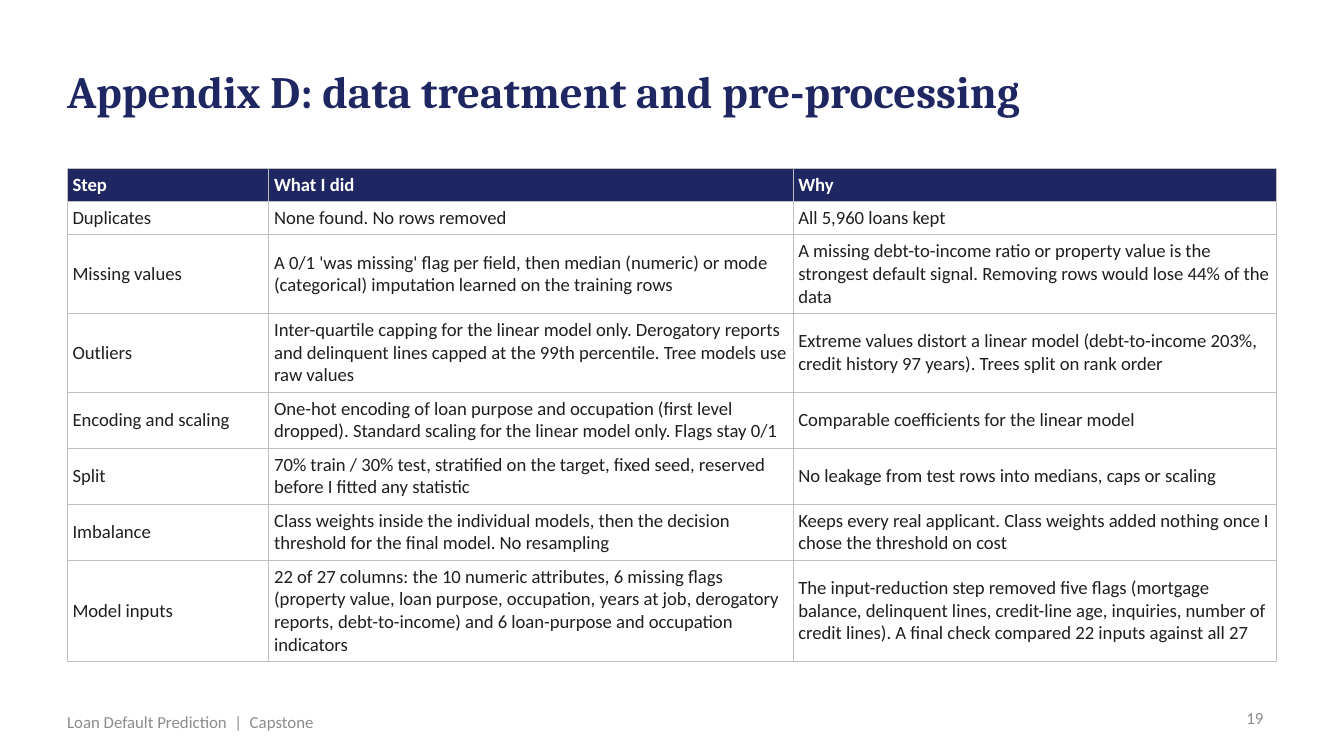
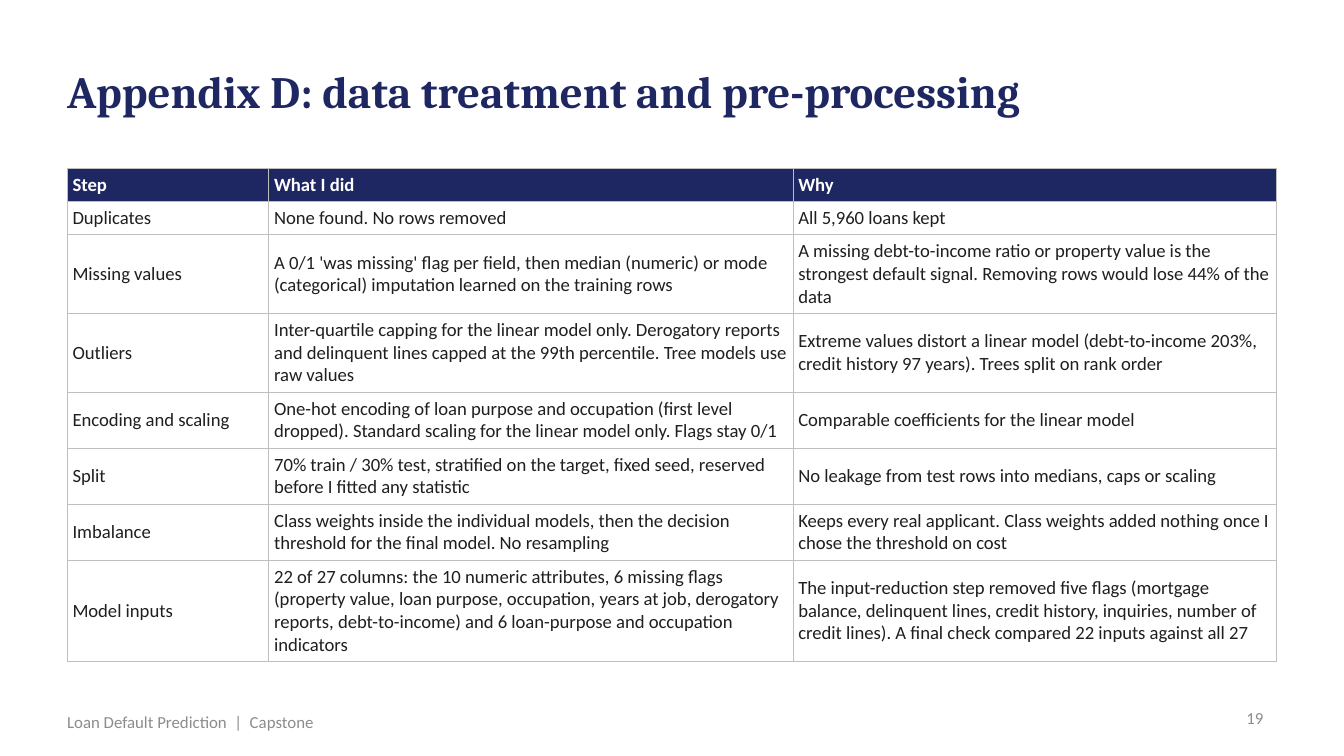
Before and after one commit to shubham1891/Personal-code, a slide deck: slide 19 of presentation/Loan_Default_Prediction_Presentation.pptx. Drawn at 1344x756 pixels with LibreOffice and Linux fonts; fonts in the diff are those of the drawing. Boxes give left, top, right and bottom in pixels: in the first picture for what was removed or moved away, otherwise in the second. Text is boxed around its words. In the diff, an @@ line names an element or a change of style, - is before the commit and + after.

```diff
--- a/presentation/Loan_Default_Prediction_Presentation.pptx
+++ b/presentation/Loan_Default_Prediction_Presentation.pptx
@@ table at (67,168,1277,655) @@
-row 8, column 3: The input-reduction step removed five flags (mortgage balance, delinquent lines, credit-line age, inquiries, number of credit lines). A final check compared 22 inputs against all 27
+row 8, column 3: The input-reduction step removed five flags (mortgage balance, delinquent lines, credit history, inquiries, number of credit lines). A final check compared 22 inputs against all 27
```
Also in this commit, not shown: 5 other slides changed, 6 other files.
